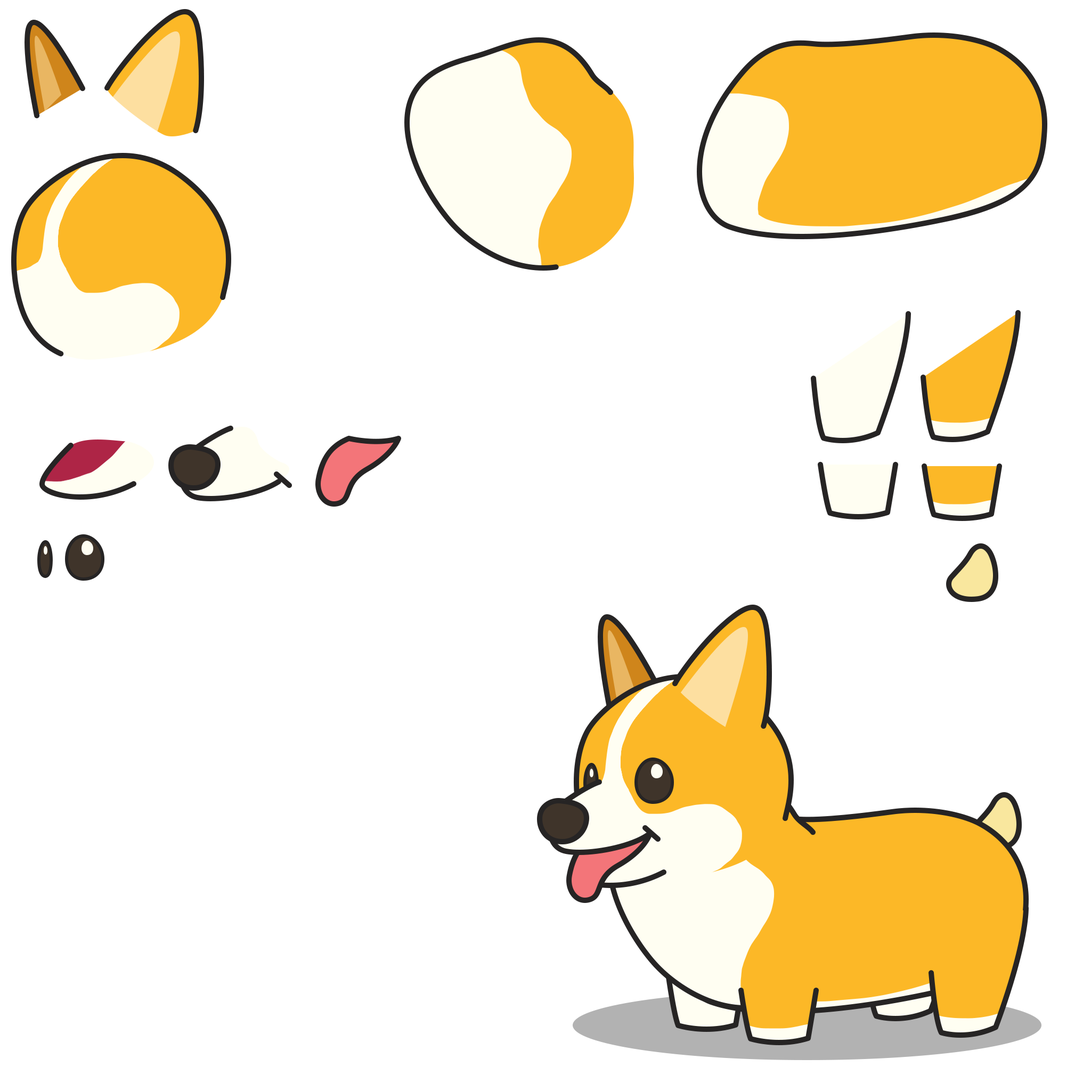
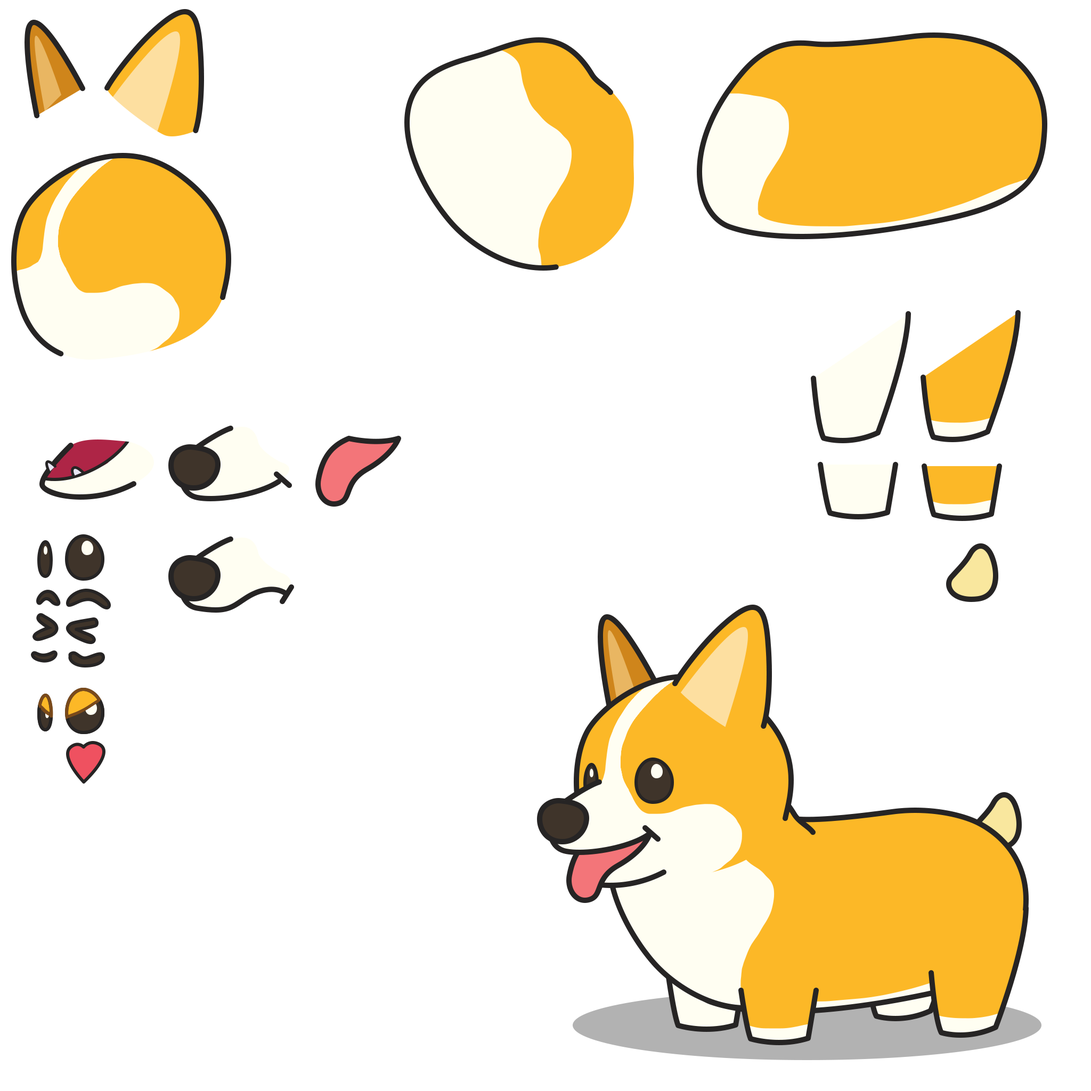
Layered file, before and after one edit (w=1091, h=1091). Changes by layer:
added layer "Shape 57" in group "Group 1" over (30, 650, 105, 668)
added layer "Shape 55" in group "Group 1" over (32, 613, 99, 645)
added layer "Shape 53" in group "Group 1" over (36, 588, 111, 610)
added layer "Shape 61" in group "Group 1" over (66, 741, 106, 784)
added layer "Ellipse 4 copy 5" in group "Group 1" over (37, 688, 105, 735)
added layer "Layer 27" in group "Group 1" over (50, 688, 105, 719)
added layer "Ellipse 4 copy 4" (1st of 4, in "corgi" › "Group 1") in group "Group 1" over (85, 700, 97, 716)
added layer "Ellipse 4 copy 4" (2nd of 4, in "corgi" › "Group 1") in group "Group 1" over (65, 688, 105, 735)
added layer "Layer 28" in group "Group 1" over (37, 693, 54, 717)
added layer "Ellipse 4 copy 4" (3rd of 4, in "corgi" › "Group 1") in group "Group 1" over (45, 709, 50, 719)
added layer "Ellipse 4 copy 4" (4th of 4, in "corgi" › "Group 1") in group "Group 1" over (37, 693, 53, 732)
added layer "Shape 46 copy" in group "Group 1" over (168, 555, 221, 602)
added layer "Shape 49 copy" in group "Group 1" over (279, 584, 295, 605)
added layer "Shape 45 copy 2" (1st of 2, in "corgi" › "Group 1") in group "Group 1" over (178, 536, 289, 613)
added layer "Shape 45 copy 2" (2nd of 2, in "corgi" › "Group 1") in group "Group 1" over (181, 537, 292, 610)
added layer "Shape 60" in group "Group 1" over (70, 466, 85, 478)
added layer "Shape 59" in group "Group 1" over (45, 460, 57, 474)
added layer "Shape 58" in group "Group 1" over (45, 441, 130, 482)
painted on "Layer 26" over (45, 441, 129, 483)
painted on "Shape 40" over (958, 549, 980, 603)
